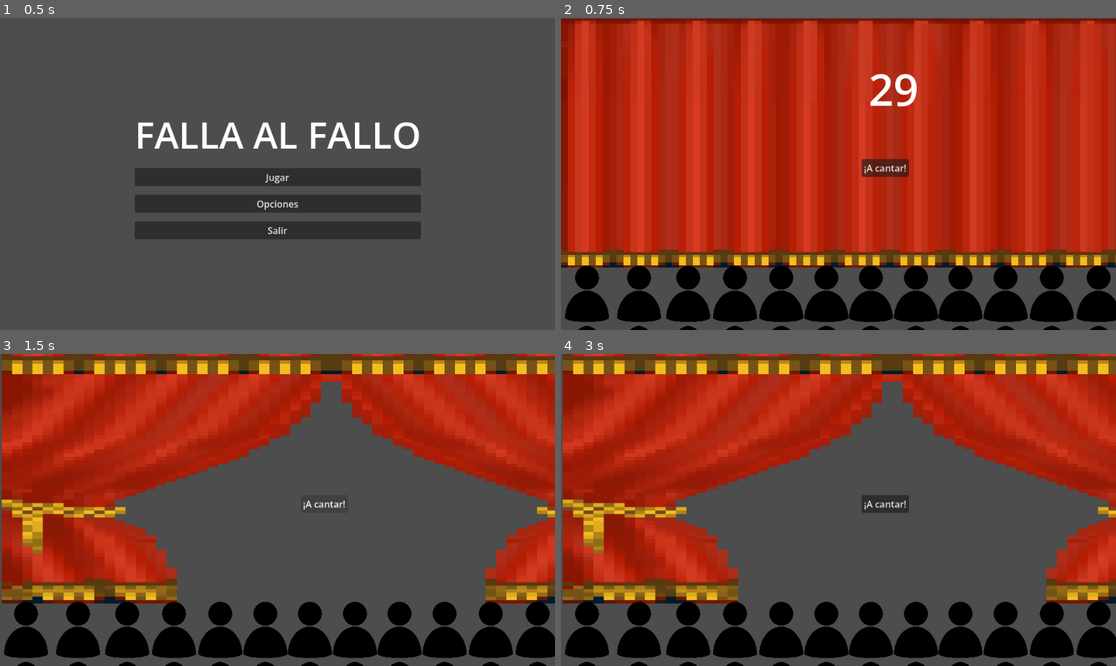
Above: before the commit, frames 1-4 (two rows, left to right).
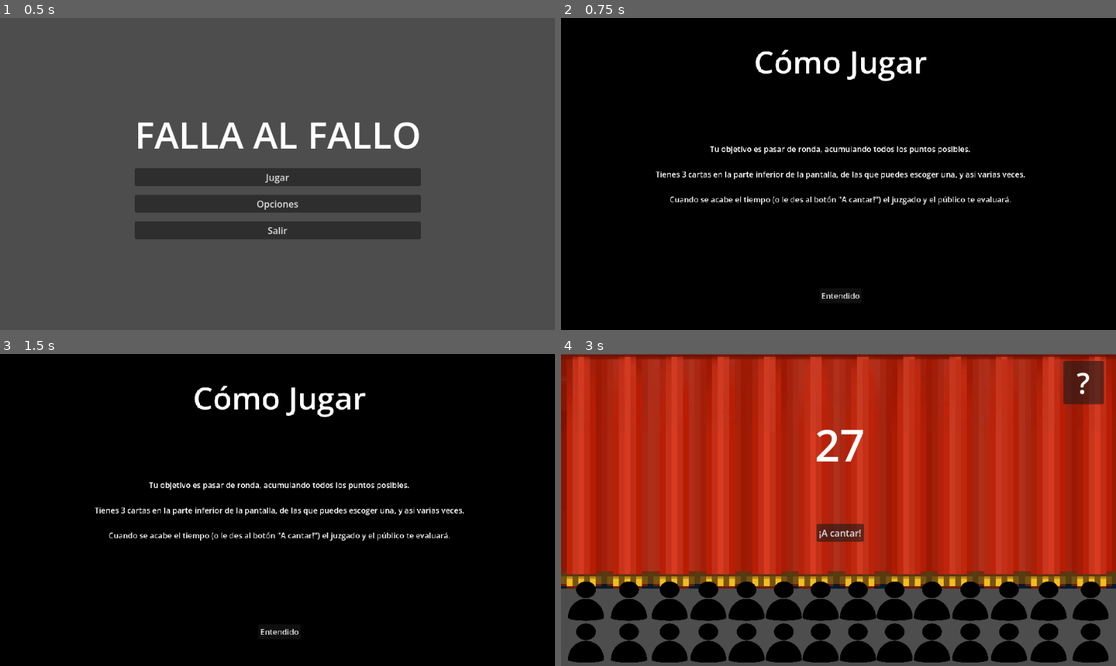
Above: after the commit, the same moments.

Repository: Sromerop0610/LosMataos
Game: Godot game, scene res://Scenes/menú_principal.tscn
Same seed, same stepped clock (60 frames per second), same inputs: the game is played once before the commit and once after it.
Inputs (mouse positions are in pixels of both pictures, inside the frame that each line leads up to):
- Up to frame 1 (0.5 s): no input
- Up to frame 2 (0.75 s): click "Jugar" at 0.5 s
- Up to frame 3 (1.5 s): click "¡A cantar!" at 1.25 s
- Up to frame 4 (3 s): click (1082, 382) at 2 s, where only the run after the commit has a clickable "?"; click (838, 631) at 2.75 s, where only the run after the commit has a clickable "Entendido"

Frame 1 is identical in both runs. In frame 2, 89% of the frame differs, in the area x 0-100%, y 0-100%; in frame 3, 89%; in frame 4, 64%.

Commit message:
rescaling to 1920 relatives

Diff:
--- a/Scenes/Game.tscn
+++ b/Scenes/Game.tscn
@@ -20,18 +20,19 @@
 script = ExtResource("1_j5yw3")
 
 [node name="TelonEchado" type="Sprite2D" parent="." unique_id=1271411577]
-position = Vector2(575, 216.5)
-scale = Vector2(11.979167, 4.4895835)
+position = Vector2(481.50003, 203.5)
+scale = Vector2(10.031251, 4.21875)
 texture = ExtResource("1_gl6un")
 
 [node name="TelonAbierto" type="Sprite2D" parent="." unique_id=2134543674]
 visible = false
-position = Vector2(572.99994, 134.5)
-scale = Vector2(17.812498, 6.197917)
+position = Vector2(481.5, 125.99998)
+scale = Vector2(14.953125, 5.7916665)
 texture = ExtResource("3_kldst")
 
 [node name="Publico" type="Node2D" parent="." unique_id=1375024485]
-position = Vector2(0, -19)
+position = Vector2(6.000001, 81)
+scale = Vector2(0.826654, 0.69795346)
 
 [node name="Person" type="Sprite2D" parent="Publico" unique_id=1867308609]
 position = Vector2(45, 600.85315)
@@ -174,9 +175,9 @@
 texture = ExtResource("2_j5yw3")
 
 [node name="ButtonAyuda" type="Button" parent="." unique_id=1999960461]
-offset_left = 1070.0
+offset_left = 869.0
 offset_top = 12.0
-offset_right = 1140.0
+offset_right = 939.0
 offset_bottom = 87.0
 
 [node name="Label" type="Label" parent="ButtonAyuda" unique_id=1565324698]
@@ -209,7 +210,7 @@
 anchor_right = 0.5
 offset_left = 3.0
 offset_top = 180.0
-offset_right = 1147.0
+offset_right = 946.0
 offset_bottom = 207.0
 grow_horizontal = 2
 show_percentage = false
@@ -219,23 +220,29 @@
 anchors_preset = 5
 anchor_left = 0.5
 anchor_right = 0.5
-offset_left = -36.5
-offset_top = -110.0
-offset_right = 36.5
-offset_bottom = 65.0
+offset_left = -13.5
+offset_top = -76.0
+offset_right = 29.5
+offset_bottom = 29.0
 grow_horizontal = 2
 text = "0"
 label_settings = SubResource("LabelSettings_7lihs")
 
 [node name="ButtonACantar" type="Button" parent="." unique_id=1424554422]
-offset_left = 520.0
-offset_top = 244.0
-offset_right = 602.0
-offset_bottom = 275.0
+anchors_preset = 8
+anchor_left = 0.5
+anchor_top = 0.5
+anchor_right = 0.5
+anchor_bottom = 0.5
+offset_left = 442.0
+offset_top = 294.0
+offset_right = 524.0
+offset_bottom = 325.0
+grow_horizontal = 2
+grow_vertical = 2
 text = "¡A cantar!"
 
 [node name="HelpLayer" type="Control" parent="." unique_id=742079439]
-visible = false
 layout_mode = 3
 anchors_preset = 8
 anchor_left = 0.5
@@ -247,6 +254,7 @@
 offset_bottom = 646.0
 grow_horizontal = 2
 grow_vertical = 2
+scale = Vector2(0.8388487, 0.8388487)
 
 [node name="ColorRect" type="ColorRect" parent="HelpLayer" unique_id=781198762]
 layout_mode = 1
